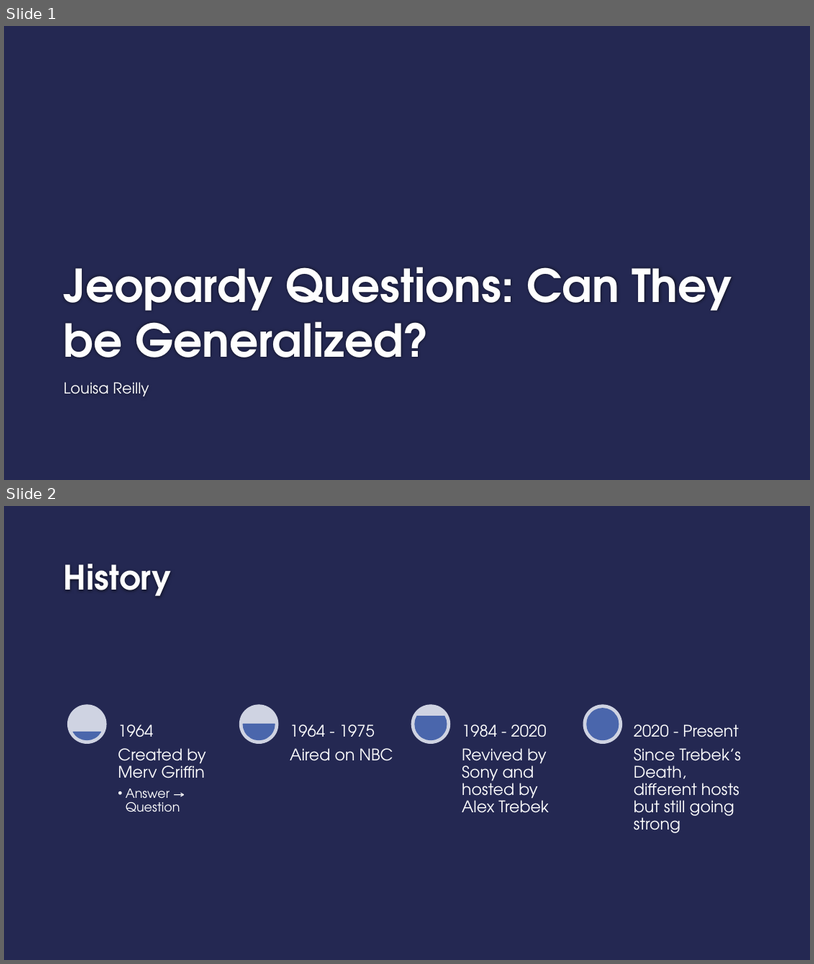
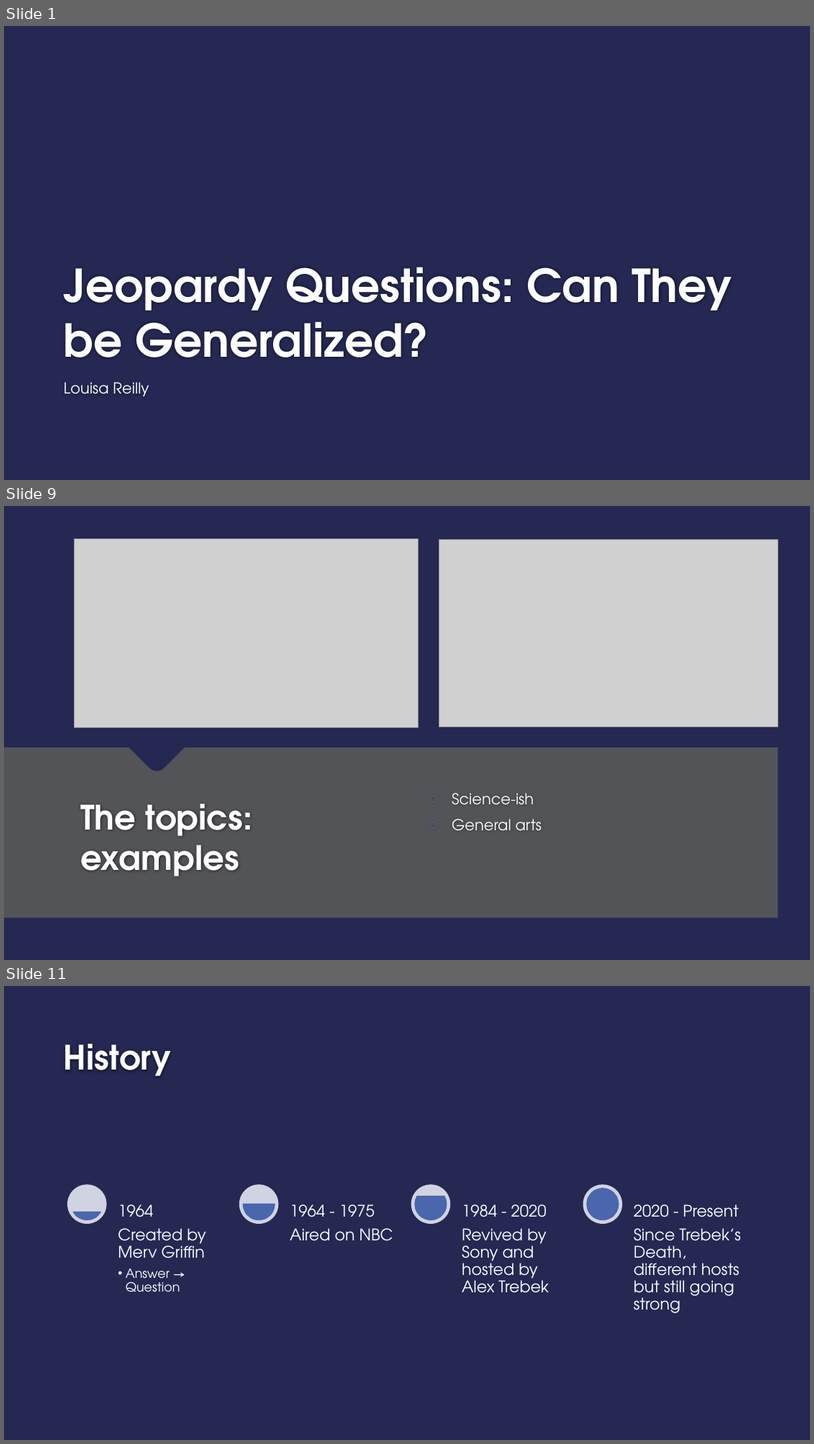
Before and after one commit to geeselouise/jeopardy, a slide deck: Jeopardy_Questions.pptx. Shown one above the other, each under a label of ours: slides 1 and 2 before the commit, slides 1, 9 and 11 after it; the slides between them are not shown. The pictures are 814x964 and 814x1444 pixels, drawn with LibreOffice and Linux fonts; fonts in the diff are those of the drawing; grey boxes stand for pictures; background and template pictures are left out. Boxes give left, top, right and bottom in pixels: in the first picture for what was removed or moved away, otherwise in the second. Text is boxed around its words. In the diff, an @@ line names an element or a change of style, - is before the commit and + after.

```diff
--- a/Jeopardy_Questions.pptx
+++ b/Jeopardy_Questions.pptx
@@ slide 9 added at [4, 506, 810, 960], background #242852 @@
@@ picture added at [74, 538, 418, 728] @@
@@ picture added at [440, 540, 778, 727] @@
@@ freeform shape added at [4, 747, 778, 917], fill #595959 at 90% opacity @@
@@ title added at [80, 803, 253, 876], 40 pt, text #FFFFFF, bold @@
+The topics: examples
@@ text added at [452, 793, 543, 830], 18 pt, text #FFFFFF @@
+○ Science-ish
+○ General arts
@@ what was slide 2 is now slide 11 @@
```
Also in this commit, not shown: 2 slides changed, 8 other slides added, 1 slide removed, 3 other files.
